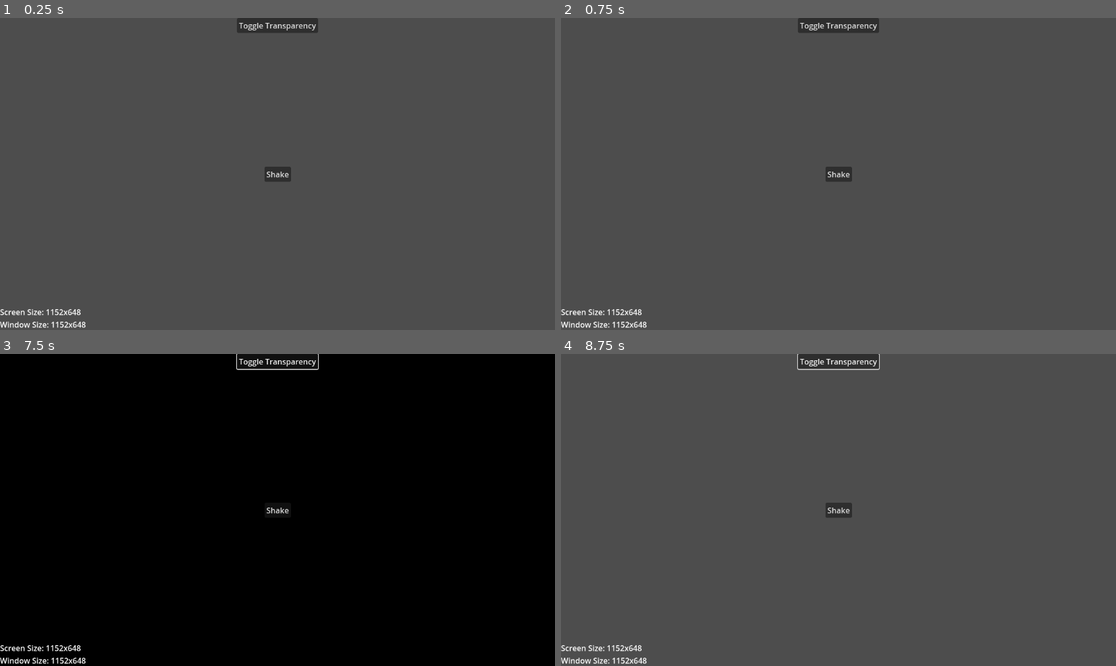
Above: before the commit, frames 1-4 (two rows, left to right).
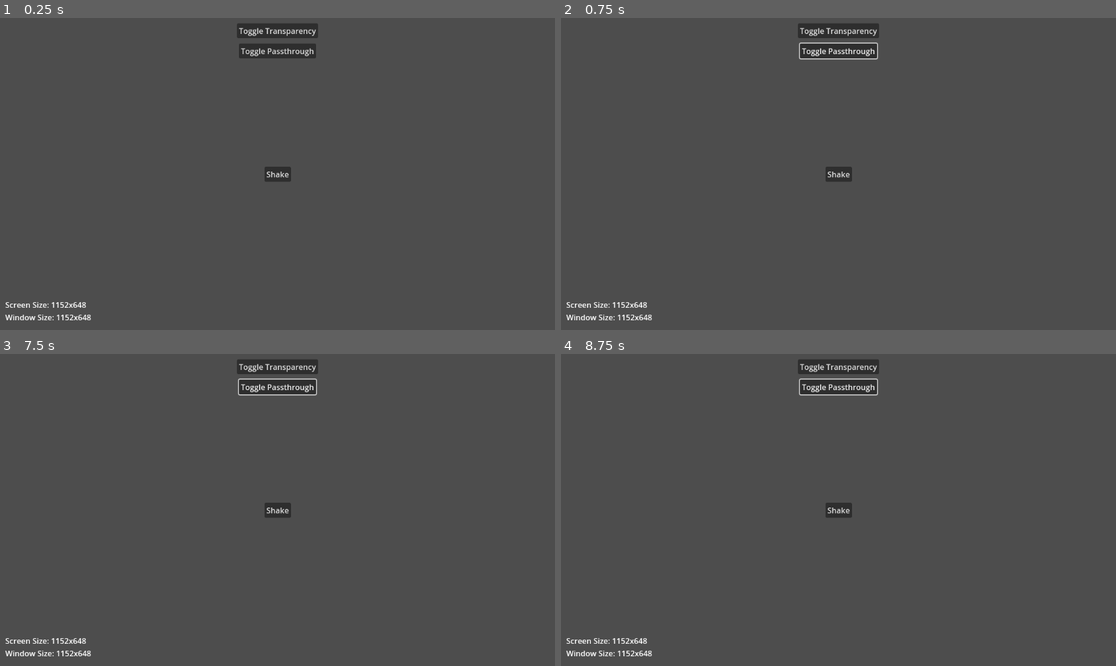
Above: after the commit, the same moments.

Repository: UrbanKatze2307/Godot-OS-Experiments
Game: Godot game, scene res://main_scene.tscn
Two runs of this game, one before a commit and one after it. Both use one fixed random seed, a clock stepped at 60 frames per second and the inputs below. The project has no main scene, so this scene is started directly.
Inputs (mouse positions are in pixels of both pictures, inside the frame that each line leads up to):
- Up to frame 1 (0.25 s): no input
- Up to frame 2 (0.75 s): click (838, 52) at 0.5 s, where only the run after the commit has a clickable "Toggle Passthrough"
- Up to frame 3 (7.5 s): click "Shake" at 1.25 s; click "Toggle Transparency" at 2 s; click "Shake" at 2.75 s; click "Toggle Transparency" at 3.5 s; click (277, 388) at 4.25 s, where only the run after the commit has a clickable "Toggle Passthrough"; click "Shake" at 5 s; click "Toggle Transparency" at 5.75 s; click (277, 388) at 6.5 s, where only the run after the commit has a clickable "Toggle Passthrough"; tap Enter at 7.25 s
- Up to frame 4 (8.75 s): tap Space at 8 s

The runs differ from the first frame. In frame 1, 1.9% of the frame differs, in the area x 0-58%, y 0-100%; in frame 2, 2.0%; in frame 3, 100%, in the area x 0-100%, y 0-100%; in frame 4, 2.0%.

Commit message:
Added the toggle passthrough button

Diff:
--- a/main_scene.gd
+++ b/main_scene.gd
@@ -7,6 +7,7 @@
 var window_original_position: Vector2
 
 var shake_window: bool = false
+var passthrough: bool = false
 
 
 
@@ -38,3 +39,12 @@
 func _on_button_transparency_pressed() -> void:
 	get_tree().get_root().transparent = !get_tree().get_root().transparent
 	get_tree().get_root().transparent_bg = !get_tree().get_root().transparent_bg
+
+
+func _on_button_passthrough_pressed() -> void:
+	match passthrough:
+		true:
+			DisplayServer.window_set_mouse_passthrough([])
+		false:
+			DisplayServer.window_set_mouse_passthrough([$ButtonPassthrough.position, Vector2($ButtonPassthrough.position.x + $ButtonPassthrough.size.x, $ButtonPassthrough.position.y), $ButtonPassthrough.position + $ButtonPassthrough.size, Vector2($ButtonPassthrough.position.x, $ButtonPassthrough.position.y + $ButtonPassthrough.size.y)])
+	passthrough = !passthrough
--- a/main_scene.tscn
+++ b/main_scene.tscn
@@ -34,8 +34,9 @@
 anchor_left = 0.5
 anchor_right = 0.5
 offset_left = -84.0
+offset_top = 11.0
 offset_right = 84.0
-offset_bottom = 31.0
+offset_bottom = 42.0
 grow_horizontal = 2
 text = "Toggle Transparency"
 
@@ -44,12 +45,27 @@
 anchors_preset = 2
 anchor_top = 1.0
 anchor_bottom = 1.0
-offset_top = -23.0
-offset_right = 40.0
+offset_left = 11.0
+offset_top = -64.0
+offset_right = 117.0
+offset_bottom = -12.0
 grow_vertical = 0
 text = "Screen Size:
 Window Size: "
 
+[node name="ButtonPassthrough" type="Button" parent="."]
+layout_mode = 1
+anchors_preset = 5
+anchor_left = 0.5
+anchor_right = 0.5
+offset_left = -80.0
+offset_top = 53.0
+offset_right = 80.0
+offset_bottom = 84.0
+grow_horizontal = 2
+text = "Toggle Passthrough"
+
 [connection signal="pressed" from="ButtonShake" to="." method="_on_button_shake_pressed"]
 [connection signal="timeout" from="TimerShake" to="." method="_on_timer_shake_timeout"]
 [connection signal="pressed" from="ButtonTransparency" to="." method="_on_button_transparency_pressed"]
+[connection signal="pressed" from="ButtonPassthrough" to="." method="_on_button_passthrough_pressed"]
--- a/project.godot
+++ b/project.godot
@@ -16,7 +16,6 @@
 
 [display]
 
-window/size/borderless=true
 window/per_pixel_transparency/allowed=true
 
 [dotnet]
